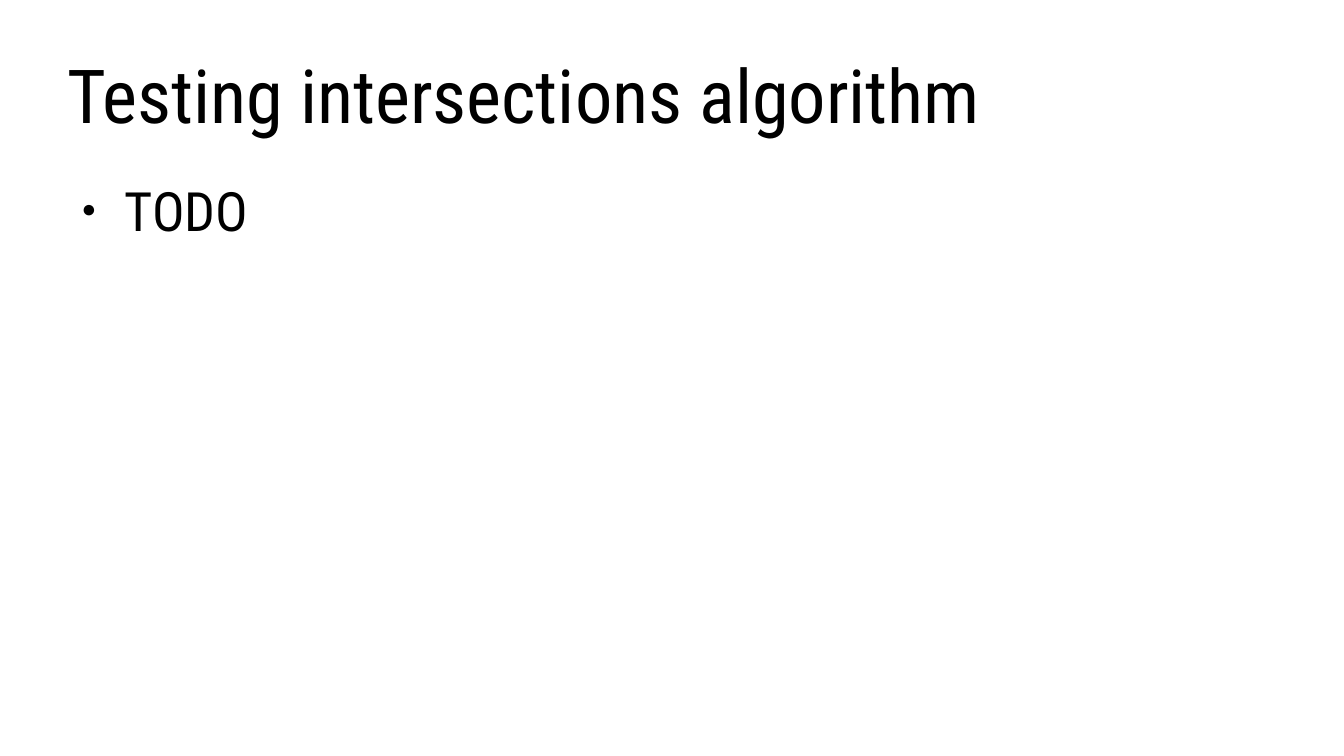
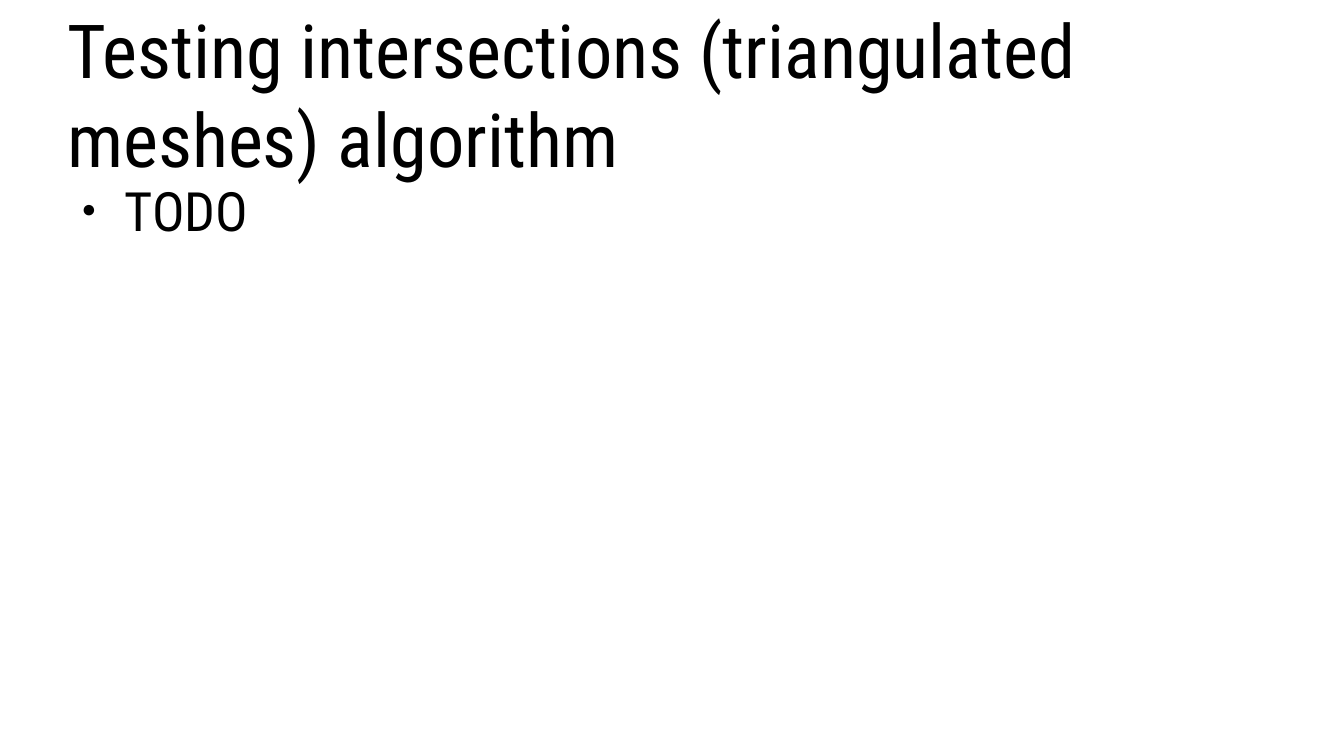
Before and after one commit to lorentzo/IntroductionToComputerGraphics, a slide deck: slide 9 of lectures/foundations_rendering/foundations_raytracing.odp (slide 8 before the commit). Drawn at 1344x756 pixels with LibreOffice and Linux fonts; fonts in the diff are those of the drawing. Boxes give left, top, right and bottom in pixels: in the first picture for what was removed or moved away, otherwise in the second. Text is boxed around its words. In the diff, an @@ line names an element or a change of style, - is before the commit and + after.

```diff
--- a/lectures/foundations_rendering/foundations_raytracing.odp
+++ b/lectures/foundations_rendering/foundations_raytracing.odp
@@ title at [67, 18, 1075, 184]: text changed @@
-Testing intersections algorithm
+Testing intersections (triangulated meshes) algorithm
```
Also in this commit, not shown: 5 other slides changed, 6 slides added, 1 slide removed, 2 other files.
